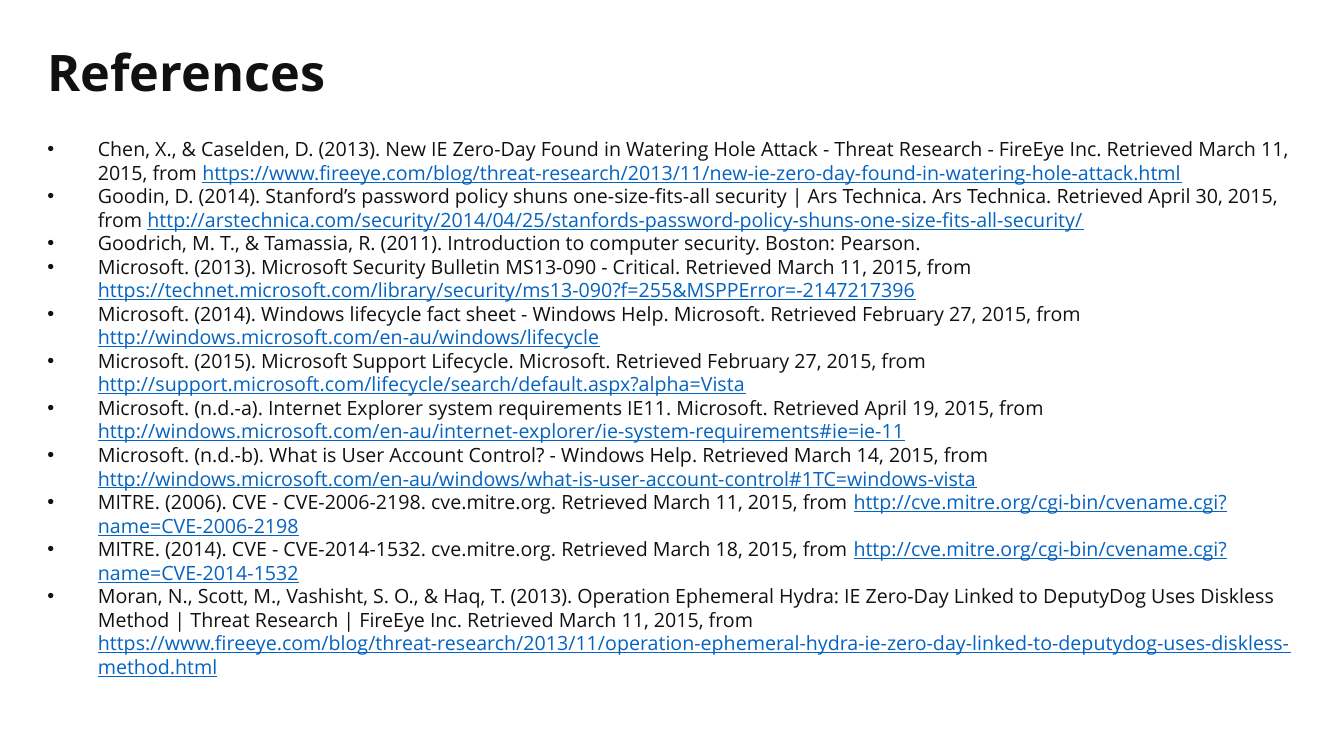
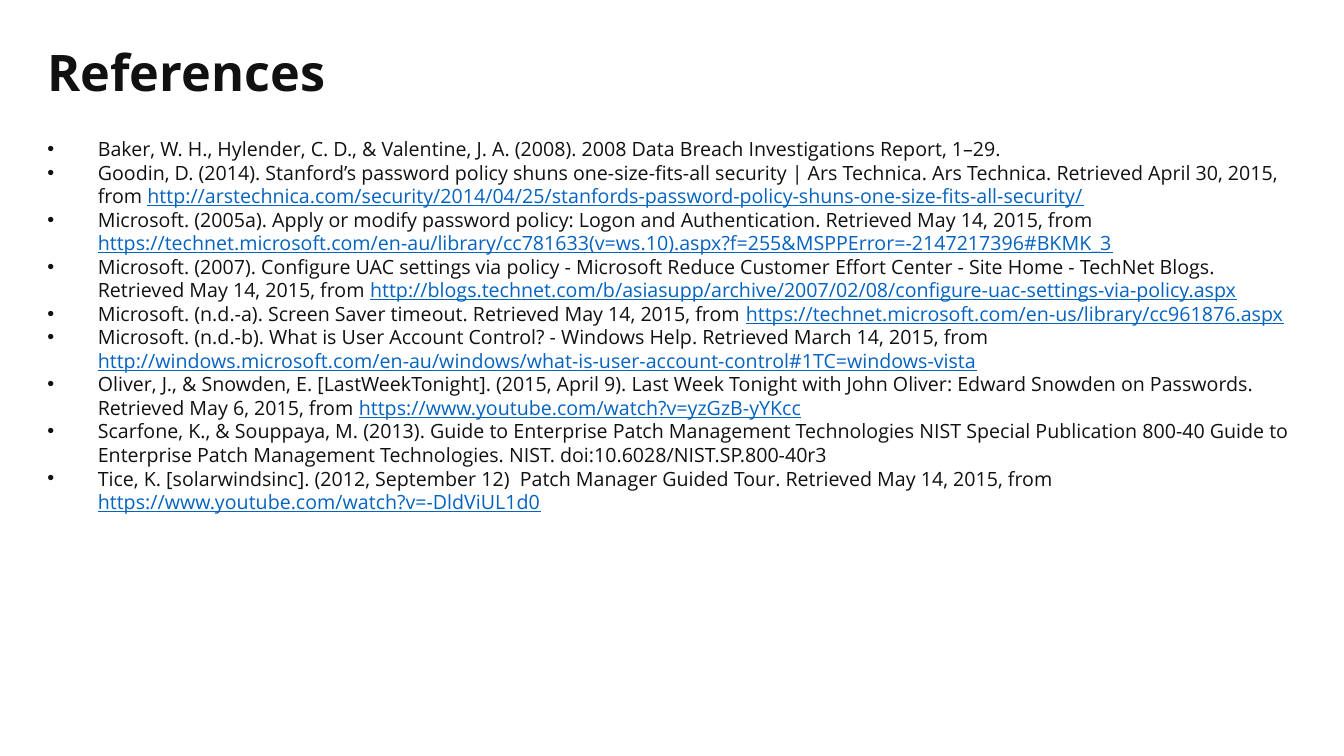
Before and after one commit to martymcflywa/ecu, a slide deck: slide 37 of year_1/sem_2/CSI1101_computer_security/0b_assignment_2_[22MAY15_0900]/dev/CSI1101_PONCE_A2_v02.pptx. Drawn at 1344x756 pixels with LibreOffice and Linux fonts; fonts in the diff are those of the drawing. Boxes give left, top, right and bottom in pixels: in the first picture for what was removed or moved away, otherwise in the second. Text is boxed around its words. In the diff, an @@ line names an element or a change of style, - is before the commit and + after.

```diff
--- a/year_1/sem_2/CSI1101_computer_security/0b_assignment_2_[22MAY15_0900]/dev/CSI1101_PONCE_A2_v02.pptx
+++ b/year_1/sem_2/CSI1101_computer_security/0b_assignment_2_[22MAY15_0900]/dev/CSI1101_PONCE_A2_v02.pptx
@@ text at <box>98,141,1001,161</box>: text changed @@
-• Chen, X., & Caselden, D. (2013). New IE Zero-Day Found in Watering Hole Attack - Threat Research - FireEye Inc. Retrieved March 11, 2015, from https://www.fireeye.com/blog/threat-research/2013/11/new-ie-zero-day-found-in-watering-hole-attack.html
+• Baker, W. H., Hylender, C. D., & Valentine, J. A. (2008). 2008 Data Breach Investigations Report, 1–29.
@@ text at <box>98,212,1283,326</box>: text changed @@
-• Goodrich, M. T., & Tamassia, R. (2011). Introduction to computer security. Boston: Pearson.
-• Microsoft. (2013). Microsoft Security Bulletin MS13-090 - Critical. Retrieved March 11, 2015, from https://technet.microsoft.com/library/security/ms13-090?f=255&MSPPError=-2147217396
-• Microsoft. (2014). Windows lifecycle fact sheet - Windows Help. Microsoft. Retrieved February 27, 2015, from http://windows.microsoft.com/en-au/windows/lifecycle
-• Microsoft. (2015). Microsoft Support Lifecycle. Microsoft. Retrieved February 27, 2015, from http://support.microsoft.com/lifecycle/search/default.aspx?alpha=Vista
-• Microsoft. (n.d.-a). Internet Explorer system requirements IE11. Microsoft. Retrieved April 19, 2015, from http://windows.microsoft.com/en-au/internet-explorer/ie-system-requirements#ie=ie-11
+• Microsoft. (2005a). Apply or modify password policy: Logon and Authentication. Retrieved May 14, 2015, from https://technet.microsoft.com/en-au/library/cc781633(v=ws.10).aspx?f=255&MSPPError=-2147217396#BKMK_3
+• Microsoft. (2007). Configure UAC settings via policy - Microsoft Reduce Customer Effort Center - Site Home - TechNet Blogs. Retrieved May 14, 2015, from http://blogs.technet.com/b/asiasupp/archive/2007/02/08/configure-uac-settings-via-policy.aspx
+• Microsoft. (n.d.-a). Screen Saver timeout. Retrieved May 14, 2015, from https://technet.microsoft.com/en-us/library/cc961876.aspx
@@ text at <box>98,376,1288,514</box>: text changed @@
-• MITRE. (2006). CVE - CVE-2006-2198. cve.mitre.org. Retrieved March 11, 2015, from http://cve.mitre.org/cgi-bin/cvename.cgi?name=CVE-2006-2198
-• MITRE. (2014). CVE - CVE-2014-1532. cve.mitre.org. Retrieved March 18, 2015, from http://cve.mitre.org/cgi-bin/cvename.cgi?name=CVE-2014-1532
-• Moran, N., Scott, M., Vashisht, S. O., & Haq, T. (2013). Operation Ephemeral Hydra: IE Zero-Day Linked to DeputyDog Uses Diskless Method | Threat Research | FireEye Inc. Retrieved March 11, 2015, from https://www.fireeye.com/blog/threat-research/2013/11/operation-ephemeral-hydra-ie-zero-day-linked-to-deputydog-uses-diskless-method.html
+• Oliver, J., & Snowden, E. [LastWeekTonight]. (2015, April 9). Last Week Tonight with John Oliver: Edward Snowden on Passwords. Retrieved May 6, 2015, from https://www.youtube.com/watch?v=yzGzB-yYKcc
+• Scarfone, K., & Souppaya, M. (2013). Guide to Enterprise Patch Management Technologies NIST Special Publication 800-40 Guide to Enterprise Patch Management Technologies. NIST. doi:10.6028/NIST.SP.800-40r3
+• Tice, K. [solarwindsinc]. (2012, September 12) Patch Manager Guided Tour. Retrieved May 14, 2015, from https://www.youtube.com/watch?v=-DldViUL1d0
```
Also in this commit, not shown: 8 other slides changed, 1 other file.
